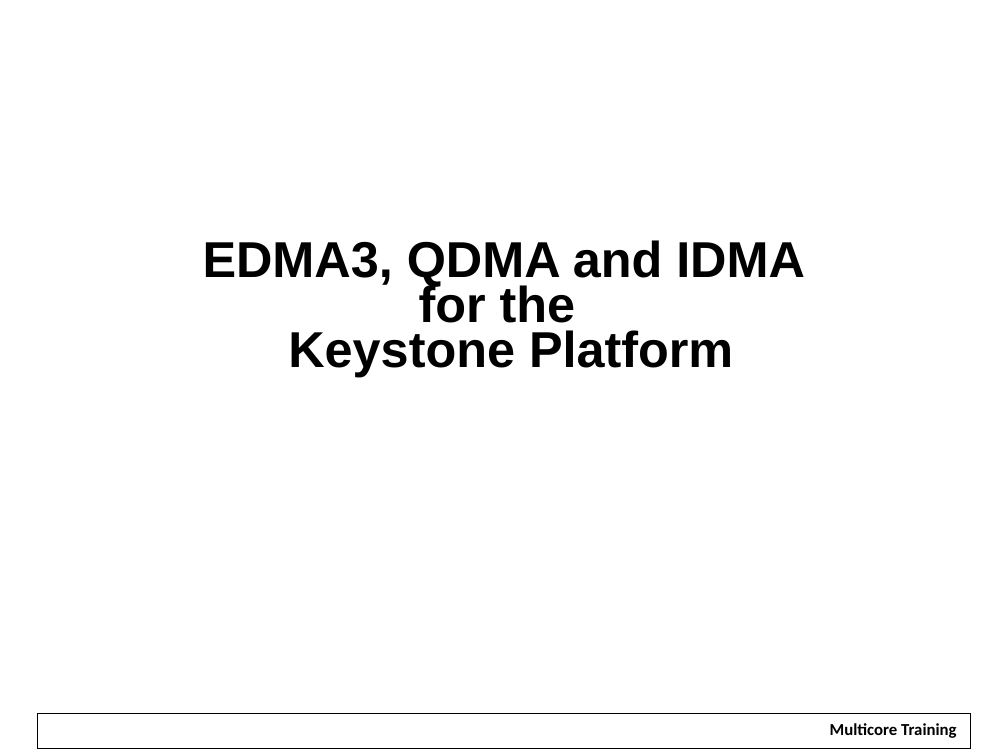
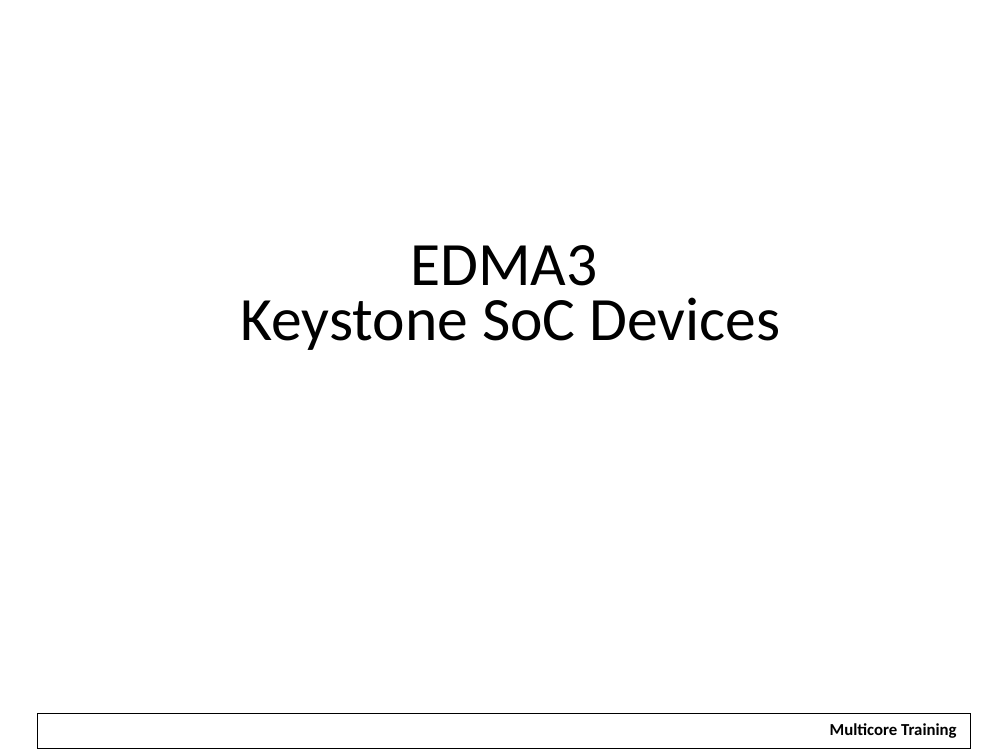
Before and after one commit to hari1989/keystone-workshop, a slide deck: slide 1 of slides/Intro to EDMA.pptx. Drawn at 1008x756 pixels with LibreOffice and Linux fonts; fonts in the diff are those of the drawing; background and template pictures are left out. Boxes give left, top, right and bottom in pixels: in the first picture for what was removed or moved away, otherwise in the second. Text is boxed around its words. In the diff, an @@ line names an element or a change of style, - is before the commit and + after.

Commit message:
Adding a slide on the multiple edma controllers in 6678

```diff
--- a/slides/Intro to EDMA.pptx
+++ b/slides/Intro to EDMA.pptx
@@ title at (x1=241, y1=245, x2=781, y2=350): text changed; size 36 to 44 pt; font Arial to Calibri; bold off @@
-EDMA3, QDMA and IDMA
-for the
-Keystone Platform
+EDMA3
+Keystone SoC Devices
```
Also in this commit, not shown: 30 other slides changed, 26 slides added, 90 slides removed.
